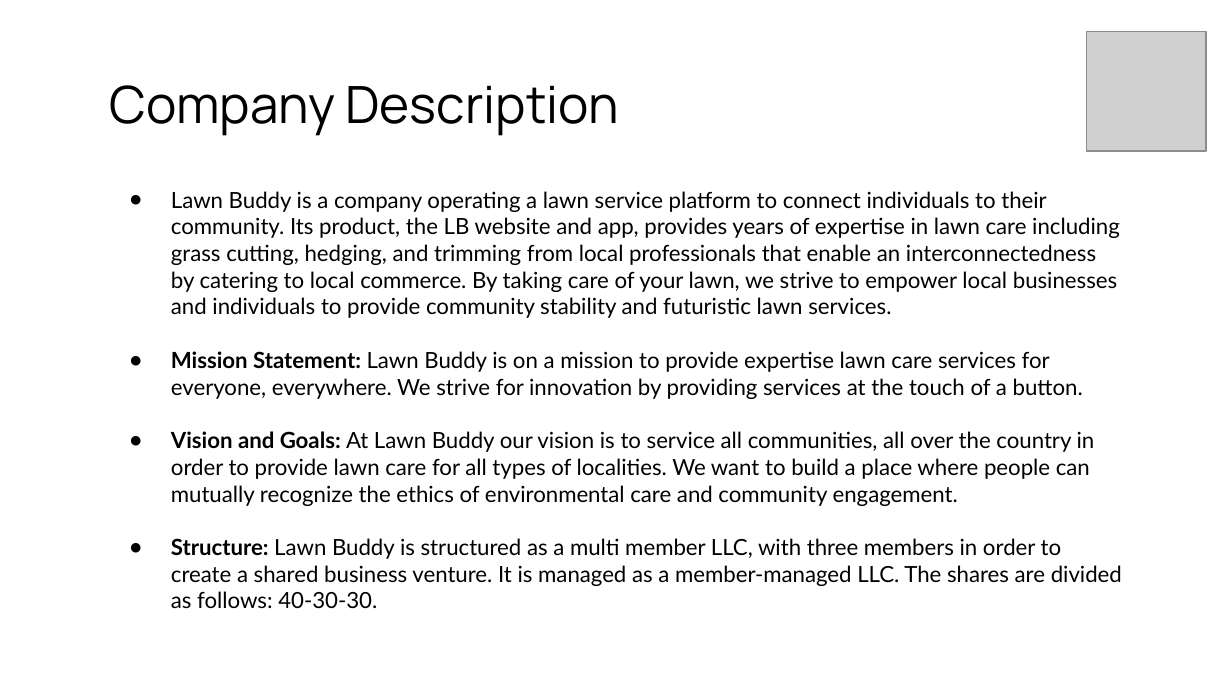
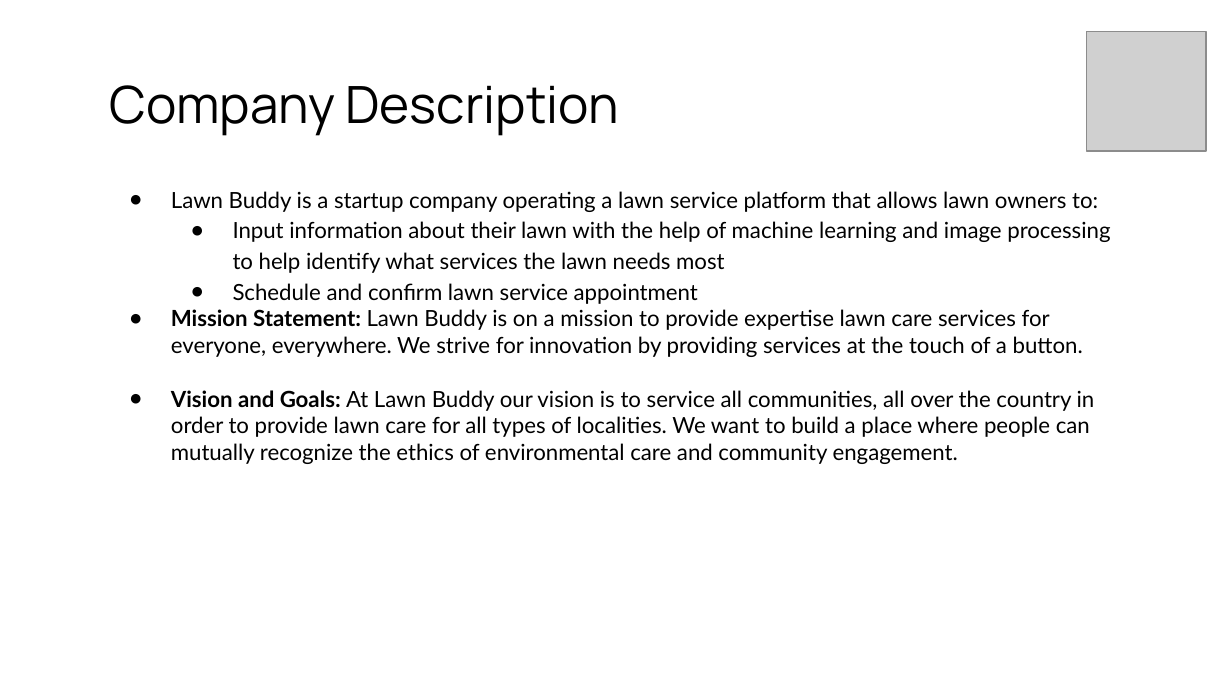
Before and after one commit to gasserahmed/VT-MIT, a slide deck: slide 2 of MGT5804-Leader Tech-Based Org/AI Automation Project/gasser18-AI_automation_project_slides.pptx (slide 5 before the commit). Drawn at 1232x693 pixels with LibreOffice and Linux fonts; fonts in the diff are those of the drawing; grey boxes stand for pictures. Boxes give left, top, right and bottom in pixels: in the first picture for what was removed or moved away, otherwise in the second. Text is boxed around its words. In the diff, an @@ line names an element or a change of style, - is before the commit and + after.

```diff
--- a/MGT5804-Leader Tech-Based Org/AI Automation Project/gasser18-AI_automation_project_slides.pptx
+++ b/MGT5804-Leader Tech-Based Org/AI Automation Project/gasser18-AI_automation_project_slides.pptx
@@ text at <box>171,191,1110,304</box>: text changed @@
-● Lawn Buddy is a company operating a lawn service platform to connect individuals to their community. Its product, the LB website and app, provides years of expertise in lawn care including grass cutting, hedging, and trimming from local professionals that enable an interconnectedness by catering to local commerce. By taking care of your lawn, we strive to empower local businesses and individuals to provide community stability and futuristic lawn services.
+● Lawn Buddy is a startup company operating a lawn service platform that allows lawn owners to:
+  ● Input information about their lawn with the help of machine learning and image processing to help identify what services the lawn needs most
+  ● Schedule and confirm lawn service appointment
@@ text at <box>171,538,1122,608</box>: paragraph removed @@
-● Structure: Lawn Buddy is structured as a multi member LLC, with three members in order to create a shared business venture. It is managed as a member-managed LLC. The shares are divided as follows: 40-30-30.
```
Also in this commit, not shown: 3 other slides changed, 3 slides added, 2 other files.
